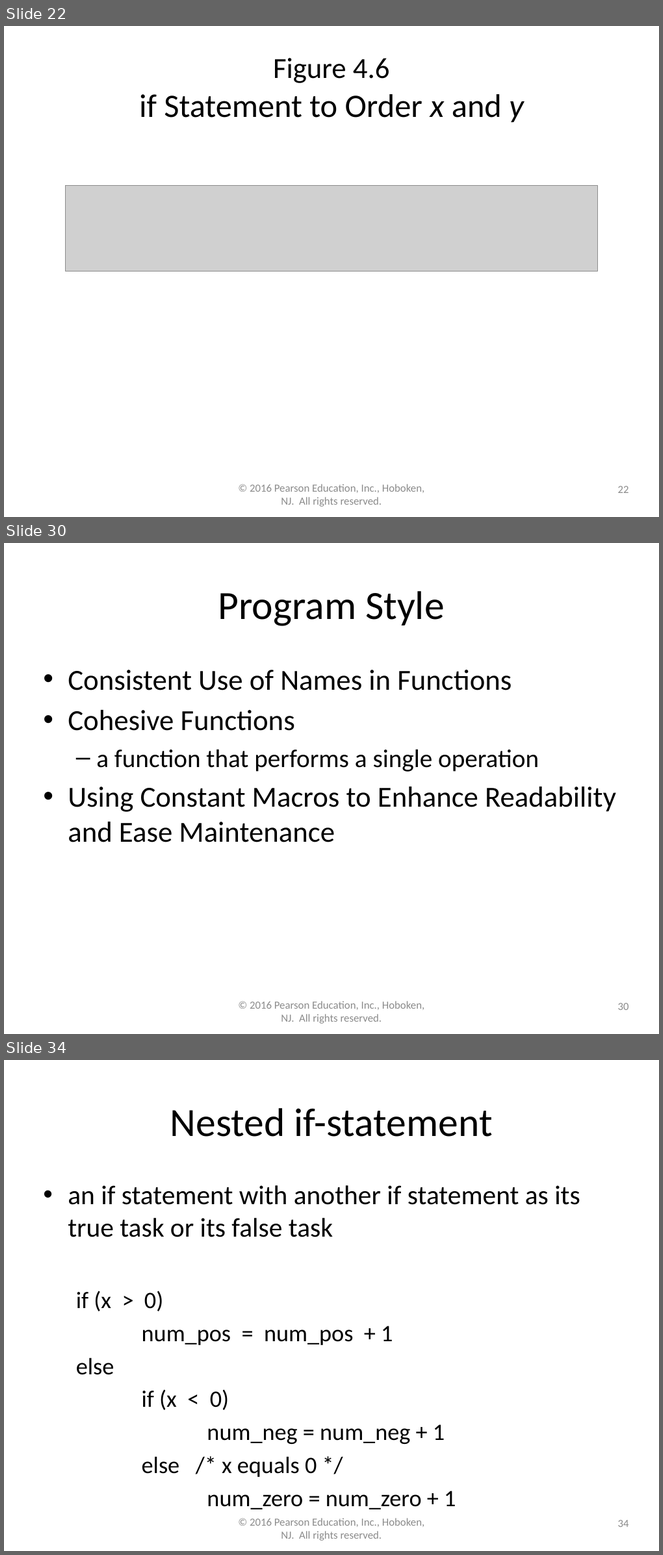
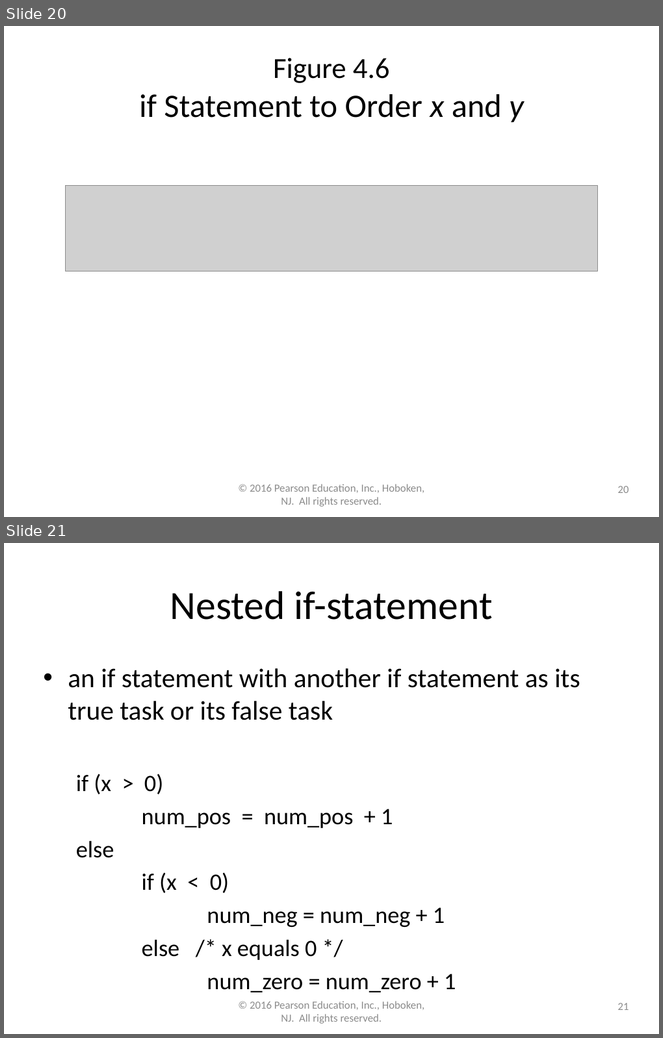
Before and after one commit to lgw2/lgw2.github.io, a slide deck: _teaching/csci112-fall-2023/lectures/ppts/Chapter4.pptx. Shown one above the other, each under a label of ours: slides 22, 30 and 34 before the commit, slides 20 and 21 after it; the slides between them are not shown. The pictures are 663x1555 and 663x1038 pixels, drawn with LibreOffice and Linux fonts; fonts in the diff are those of the drawing; grey boxes stand for pictures. Boxes give left, top, right and bottom in pixels: in the first picture for what was removed or moved away, otherwise in the second. Text is boxed around its words. In the diff, an @@ line names an element or a change of style, - is before the commit and + after.

```diff
--- a/_teaching/csci112-fall-2023/lectures/ppts/Chapter4.pptx
+++ b/_teaching/csci112-fall-2023/lectures/ppts/Chapter4.pptx
@@ slide 30 removed at (4, 543, 659, 1034), background #FFFFFF @@
@@ title removed at (218, 591, 444, 626) @@
-Program Style
@@ text removed at (68, 670, 616, 843) @@
-• Consistent Use of Names in Functions
-• Cohesive Functions
-  – a function that performs a single operation
-• Using Constant Macros to Enhance Readability and Ease Maintenance
@@ text removed at (250, 1001, 425, 1024) @@
-© 2016 Pearson Education, Inc., Hoboken, NJ. All rights reserved.
@@ page number removed at (618, 1003, 629, 1010) @@
-30
@@ what was slide 22 is now slide 20 @@
@@ page number at (618, 486, 629, 493): text changed @@
-22
+20
@@ what was slide 34 is now slide 21 @@
@@ page number at (618, 1003, 629, 1010): text changed @@
-34
+21
```
Also in this commit, not shown: 12 other slides removed, 5 other files.
